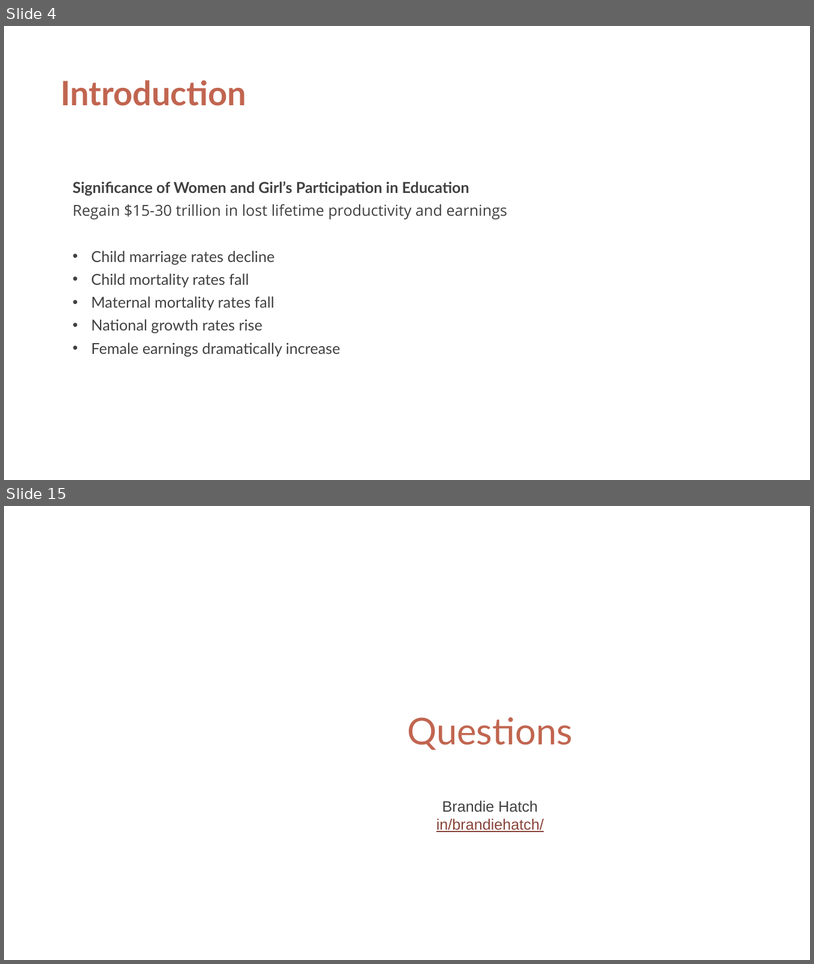
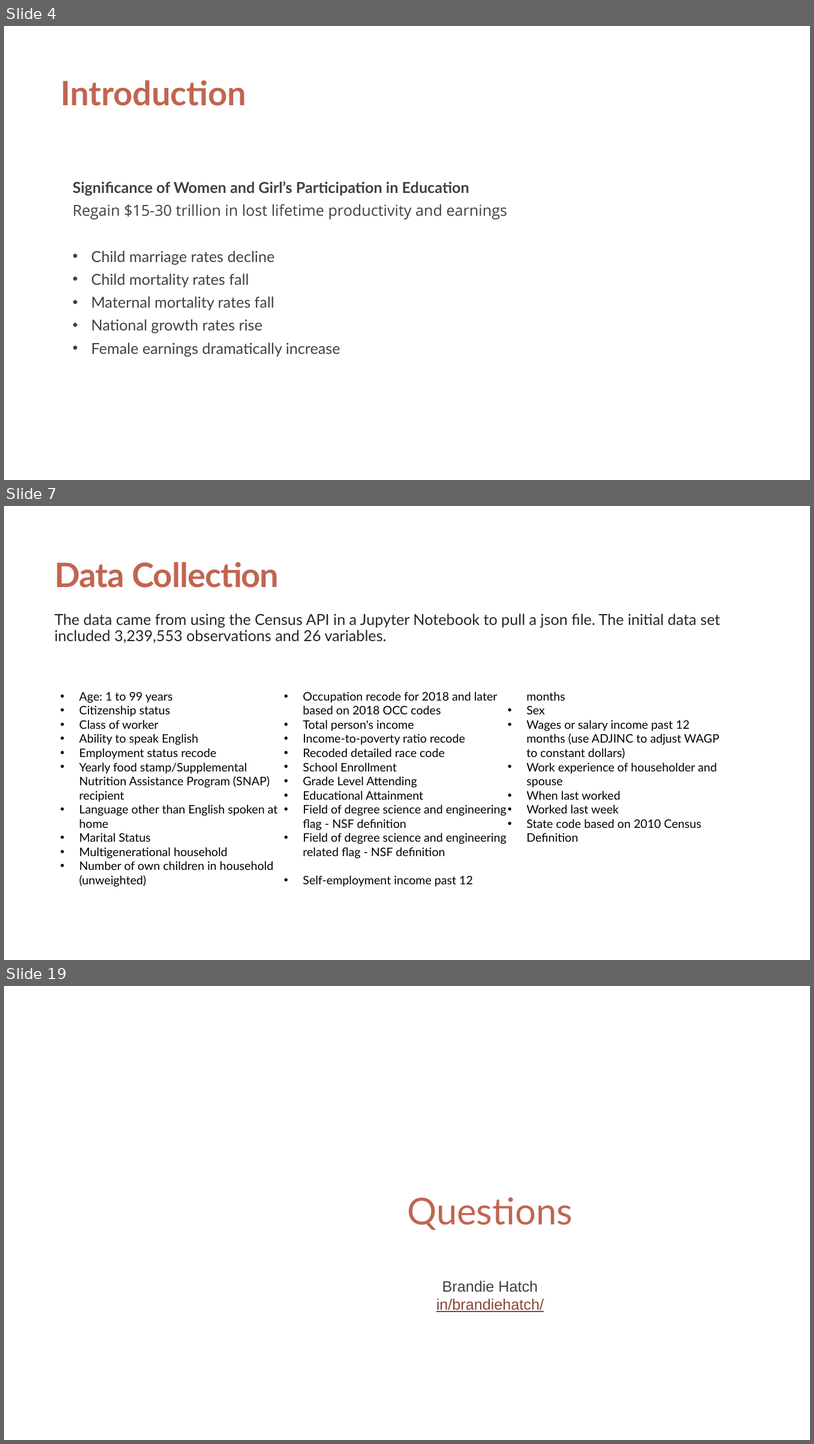
Before and after one commit to brandiehatch/capstone, a slide deck: capstone.pptx. Shown one above the other, each under a label of ours: slides 4 and 15 before the commit, slides 4, 7 and 19 after it; the slides between them are not shown. The pictures are 814x964 and 814x1444 pixels, drawn with LibreOffice and Linux fonts; fonts in the diff are those of the drawing; background and template pictures are left out. Boxes give left, top, right and bottom in pixels: in the first picture for what was removed or moved away, otherwise in the second. Text is boxed around its words. In the diff, an @@ line names an element or a change of style, - is before the commit and + after.

```diff
--- a/capstone.pptx
+++ b/capstone.pptx
@@ slide 7 added at (x1=4, y1=506, x2=810, y2=960), background #FFFFFF @@
@@ title added at (x1=54, y1=562, x2=279, y2=588), 40 pt, text #C16550, bold @@
+Data Collection
@@ text added at (x1=54, y1=613, x2=720, y2=643), 18 pt, text #262626 @@
+The data came from using the Census API in a Jupyter Notebook to pull a json file. The initial data set included 3,239,553 observations and 26 variables.
@@ text added at (x1=79, y1=691, x2=720, y2=886), 14 pt, text #000000 @@
+• Age: 1 to 99 years
+• Citizenship status
+• Class of worker
+• Ability to speak English
+• Employment status recode
+• Yearly food stamp/Supplemental Nutrition Assistance Program (SNAP) recipient
+• Language other than English spoken at home
+• Marital Status
+• Multigenerational household
+• Number of own children in household (unweighted)
+• Occupation recode for 2018 and later based on 2018 OCC codes
+• Total person's income
+• Income-to-poverty ratio recode
+• Recoded detailed race code
+• School Enrollment
+• Grade Level Attending
+• Educational Attainment
+• Field of degree science and engineering flag - NSF definition
+• Field of degree science and engineering related flag - NSF definition
+• Self-employment income past 12 months
+• Sex
+• Wages or salary income past 12 months (use ADJINC to adjust WAGP to constant dollars)
+• Work experience of householder and spouse
+• When last worked
+• Worked last week
+• State code based on 2010 Census Definition
@@ what was slide 15 is now slide 19 @@
```
Also in this commit, not shown: 3 slides changed, 9 other slides added, 6 slides removed, 12 other files.
